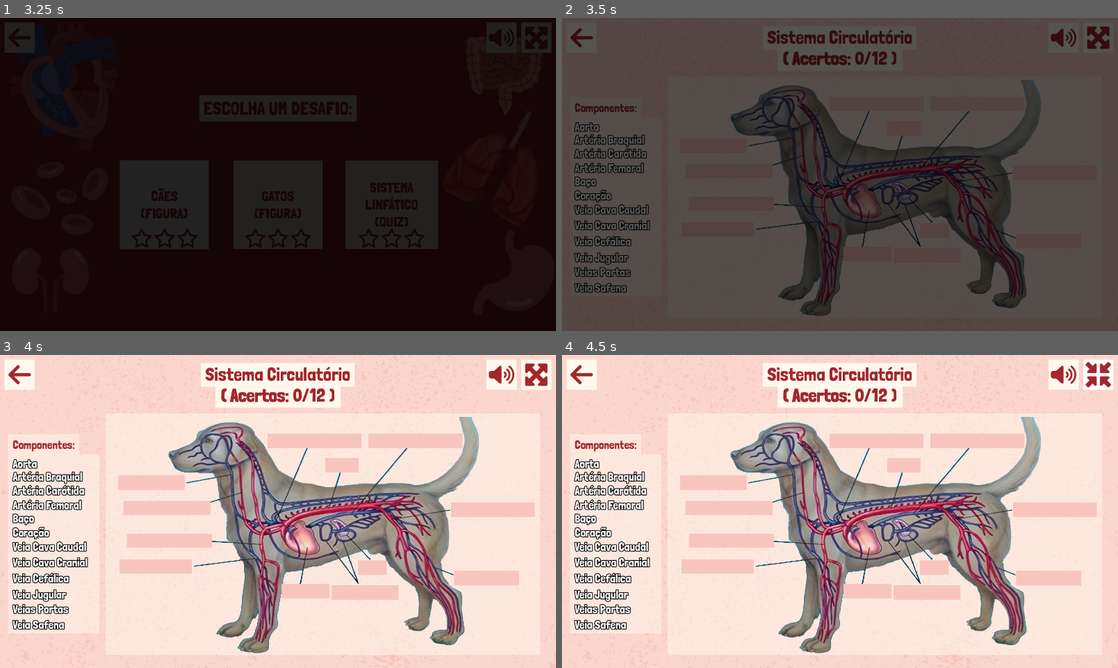
Above: before the commit, frames 1-4 (two rows, left to right).
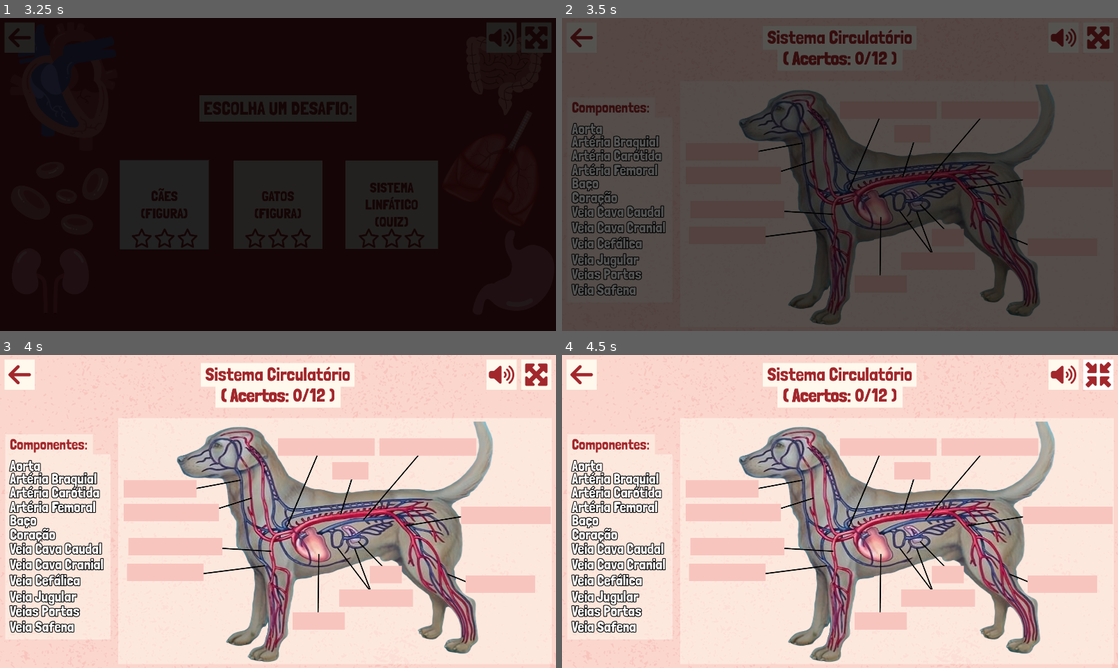
Above: after the commit, the same moments.

Repository: telmotrooper/vet-game
Game: Godot game, scene res://main.tscn
Same seed, same stepped clock (60 frames per second), same inputs: the game is played once before the commit and once after it.
Inputs (mouse positions are in pixels of both pictures, inside the frame that each line leads up to):
- Up to frame 1 (3.25 s): tap Enter at 0.5 s; click "JOGAR" at 1.25 s; click (533, 36) at 2 s; click "CÃES (FIGURA)" at 2.75 s
- Up to frame 2 (3.5 s): no input
- Up to frame 3 (4 s): click (533, 373) at 3.5 s
- Up to frame 4 (4.5 s): click (1095, 373) at 4.25 s

Frame 1 is identical in both runs. In frame 2, 15% of the frame differs, in the area x 1-89%, y 19-98%; in frame 3, 31%, in the area x 1-100%, y 18-99%; in frame 4, 31%.

Commit message:
made UI bigger for better mobile experience

Diff:
--- a/levels/dog_level/dog_level.tscn
+++ b/levels/dog_level/dog_level.tscn
@@ -15,7 +15,7 @@
 outline_color = Color(0, 0, 0, 1)
 
 [sub_resource type="LabelSettings" id="LabelSettings_k6rhw"]
-font_size = 40
+font_size = 50
 font_color = Color(0.635294, 0.152941, 0.172549, 1)
 outline_color = Color(0, 0, 0, 1)
 
@@ -38,16 +38,16 @@
 
 [node name="DogBackground" type="ColorRect" parent="Background"]
 self_modulate = Color(1, 1, 1, 0.509804)
-offset_left = 365.0
-offset_top = 202.0
-offset_right = 1865.0
-offset_bottom = 1036.0
+offset_left = 408.0
+offset_top = 217.0
+offset_right = 1905.0
+offset_bottom = 1067.0
 mouse_filter = 2
 color = Color(1, 0.972549, 0.929412, 1)
 
 [node name="DogFigure" type="Sprite2D" parent="Background"]
-position = Vector2(1122.4, 632.2)
-scale = Vector2(0.6, 0.6)
+position = Vector2(1161.62, 655.5)
+scale = Vector2(0.611908, 0.611908)
 texture = ExtResource("5_et6nn")
 
 [node name="ScoreBackground" type="ColorRect" parent="Background"]
@@ -103,10 +103,10 @@
 [node name="SquareSlot" type="TextureRect" parent="Slots"]
 z_index = -1
 layout_mode = 0
-offset_left = 408.4
-offset_top = 416.2
-offset_right = 638.4
-offset_bottom = 466.2
+offset_left = 428.4
+offset_top = 431.2
+offset_right = 678.4
+offset_bottom = 491.2
 texture = ExtResource("10_10lmo")
 expand_mode = 1
 script = ExtResource("11_suqmt")
@@ -115,10 +115,10 @@
 [node name="SquareSlot2" type="TextureRect" parent="Slots"]
 z_index = -1
 layout_mode = 0
-offset_left = 426.4
-offset_top = 503.2
-offset_right = 726.4
-offset_bottom = 553.2
+offset_left = 427.4
+offset_top = 513.2
+offset_right = 757.4
+offset_bottom = 573.2
 texture = ExtResource("10_10lmo")
 expand_mode = 1
 script = ExtResource("11_suqmt")
@@ -127,22 +127,22 @@
 [node name="SquareSlot3" type="TextureRect" parent="Slots"]
 z_index = -1
 layout_mode = 0
+offset_left = 443.4
+offset_top = 631.2
+offset_right = 768.4
+offset_bottom = 691.2
+texture = ExtResource("10_10lmo")
+expand_mode = 1
+script = ExtResource("11_suqmt")
+expected_value = "Artéria Braquial"
+
+[node name="SquareSlot4" type="TextureRect" parent="Slots"]
+z_index = -1
+layout_mode = 0
 offset_left = 438.4
-offset_top = 616.2
-offset_right = 733.4
-offset_bottom = 666.2
-texture = ExtResource("10_10lmo")
-expand_mode = 1
-script = ExtResource("11_suqmt")
-expected_value = "Artéria Braquial"
-
-[node name="SquareSlot4" type="TextureRect" parent="Slots"]
-z_index = -1
-layout_mode = 0
-offset_left = 413.4
-offset_top = 705.2
-offset_right = 663.4
-offset_bottom = 755.2
+offset_top = 720.2
+offset_right = 703.4
+offset_bottom = 780.2
 texture = ExtResource("10_10lmo")
 expand_mode = 1
 script = ExtResource("11_suqmt")
@@ -151,10 +151,10 @@
 [node name="SquareSlot5" type="TextureRect" parent="Slots"]
 z_index = -1
 layout_mode = 0
-offset_left = 973.4
-offset_top = 790.2
-offset_right = 1138.4
-offset_bottom = 840.2
+offset_left = 1011.0
+offset_top = 888.0
+offset_right = 1191.0
+offset_bottom = 948.0
 texture = ExtResource("10_10lmo")
 expand_mode = 1
 script = ExtResource("11_suqmt")
@@ -163,10 +163,10 @@
 [node name="SquareSlot6" type="TextureRect" parent="Slots"]
 z_index = -1
 layout_mode = 0
-offset_left = 1146.4
-offset_top = 794.2
-offset_right = 1376.4
-offset_bottom = 844.2
+offset_left = 1171.4
+offset_top = 809.2
+offset_right = 1426.4
+offset_bottom = 869.2
 texture = ExtResource("10_10lmo")
 expand_mode = 1
 script = ExtResource("11_suqmt")
@@ -175,10 +175,10 @@
 [node name="SquareSlot7" type="TextureRect" parent="Slots"]
 z_index = -1
 layout_mode = 0
-offset_left = 1235.4
-offset_top = 709.2
-offset_right = 1335.4
-offset_bottom = 759.2
+offset_left = 1278.0
+offset_top = 728.0
+offset_right = 1388.0
+offset_bottom = 788.0
 texture = ExtResource("10_10lmo")
 expand_mode = 1
 script = ExtResource("11_suqmt")
@@ -187,10 +187,10 @@
 [node name="SquareSlot8" type="TextureRect" parent="Slots"]
 z_index = -1
 layout_mode = 0
-offset_left = 1568.4
-offset_top = 745.2
-offset_right = 1793.4
-offset_bottom = 795.2
+offset_left = 1608.4
+offset_top = 760.2
+offset_right = 1848.4
+offset_bottom = 820.2
 texture = ExtResource("10_10lmo")
 expand_mode = 1
 script = ExtResource("11_suqmt")
@@ -199,10 +199,10 @@
 [node name="SquareSlot9" type="TextureRect" parent="Slots"]
 z_index = -1
 layout_mode = 0
-offset_left = 1557.4
-offset_top = 509.2
-offset_right = 1847.4
-offset_bottom = 559.2
+offset_left = 1592.4
+offset_top = 524.2
+offset_right = 1902.4
+offset_bottom = 584.2
 texture = ExtResource("10_10lmo")
 expand_mode = 1
 script = ExtResource("11_suqmt")
@@ -211,10 +211,10 @@
 [node name="SquareSlot10" type="TextureRect" parent="Slots"]
 z_index = -1
 layout_mode = 0
-offset_left = 1272.4
-offset_top = 272.2
-offset_right = 1597.4
-offset_bottom = 322.2
+offset_left = 1310.4
+offset_top = 287.2
+offset_right = 1645.4
+offset_bottom = 347.2
 texture = ExtResource("10_10lmo")
 expand_mode = 1
 script = ExtResource("11_suqmt")
@@ -223,10 +223,10 @@
 [node name="SquareSlot11" type="TextureRect" parent="Slots"]
 z_index = -1
 layout_mode = 0
-offset_left = 1123.4
-offset_top = 355.2
-offset_right = 1238.4
-offset_bottom = 405.2
+offset_left = 1148.4
+offset_top = 370.2
+offset_right = 1273.4
+offset_bottom = 430.2
 texture = ExtResource("10_10lmo")
 expand_mode = 1
 script = ExtResource("11_suqmt")
@@ -235,10 +235,10 @@
 [node name="SquareSlot12" type="TextureRect" parent="Slots"]
 z_index = -1
 layout_mode = 0
-offset_left = 924.4
-offset_top = 272.2
-offset_right = 1249.4
-offset_bottom = 322.2
+offset_left = 959.4
+offset_top = 287.2
+offset_right = 1294.4
+offset_bottom = 347.2
 texture = ExtResource("10_10lmo")
 expand_mode = 1
 script = ExtResource("11_suqmt")
@@ -251,9 +251,9 @@
 anchors_preset = 5
 anchor_left = 0.5
 anchor_right = 0.5
-offset_left = -932.0
+offset_left = -942.0
 offset_top = 274.0
-offset_right = -686.0
+offset_right = -639.0
 offset_bottom = 342.0
 grow_horizontal = 2
 size_flags_horizontal = 4
@@ -262,142 +262,142 @@
 
 [node name="TitleLabel" type="Label" parent="Pieces/TitleBackground"]
 layout_mode = 1
-anchors_preset = 5
-anchor_left = 0.5
-anchor_right = 0.5
-offset_left = -107.0
-offset_top = 12.0
-offset_right = 108.0
-offset_bottom = 60.0
-grow_horizontal = 2
+anchors_preset = 4
+anchor_top = 0.5
+anchor_bottom = 0.5
+offset_left = 16.0
+offset_top = -30.0
+offset_right = 284.0
+offset_bottom = 30.0
+grow_vertical = 2
 text = "Componentes:"
 label_settings = SubResource("LabelSettings_k6rhw")
 horizontal_alignment = 1
 
 [node name="PiecesBackground" type="ColorRect" parent="Pieces"]
 self_modulate = Color(1, 1, 1, 0.509804)
-offset_left = 28.0
+offset_left = 18.0
 offset_top = 342.0
-offset_right = 344.0
-offset_bottom = 961.0
+offset_right = 382.0
+offset_bottom = 981.0
 mouse_filter = 2
 color = Color(1, 0.972549, 0.929412, 1)
 
 [node name="VeiaJugular" type="Label" parent="Pieces"]
-offset_left = 44.0
+offset_left = 34.0
 offset_top = 803.0
-offset_right = 228.0
-offset_bottom = 852.0
+offset_right = 264.0
+offset_bottom = 863.0
 mouse_filter = 1
 text = "Veia Jugular"
 horizontal_alignment = 1
 script = ExtResource("14_ni0bv")
 
 [node name="ArteriaFemoral" type="Label" parent="Pieces"]
-offset_left = 44.0
+offset_left = 34.0
 offset_top = 494.0
-offset_right = 281.0
-offset_bottom = 543.0
+offset_right = 330.0
+offset_bottom = 554.0
 mouse_filter = 1
 text = "Artéria Femoral"
 horizontal_alignment = 1
 script = ExtResource("14_ni0bv")
 
 [node name="ArteriaCarotida" type="Label" parent="Pieces"]
-offset_left = 44.0
+offset_left = 34.0
 offset_top = 444.0
-offset_right = 292.0
-offset_bottom = 493.0
+offset_right = 344.0
+offset_bottom = 504.0
 mouse_filter = 1
 text = "Artéria Carótida"
 horizontal_alignment = 1
 script = ExtResource("14_ni0bv")
 
 [node name="ArteriaBraquial" type="Label" parent="Pieces"]
-offset_left = 44.0
+offset_left = 34.0
 offset_top = 396.0
-offset_right = 284.0
-offset_bottom = 445.0
+offset_right = 334.0
+offset_bottom = 456.0
 mouse_filter = 1
 text = "Artéria Braquial"
 horizontal_alignment = 1
 script = ExtResource("14_ni0bv")
 
 [node name="VeiaCefalica" type="Label" parent="Pieces"]
-offset_left = 44.0
+offset_left = 34.0
 offset_top = 747.0
-offset_right = 238.0
-offset_bottom = 796.0
+offset_right = 276.0
+offset_bottom = 807.0
 mouse_filter = 1
 text = "Veia Cefálica"
 horizontal_alignment = 1
 script = ExtResource("14_ni0bv")
 
 [node name="Coracao" type="Label" parent="Pieces"]
-offset_left = 44.0
+offset_left = 34.0
 offset_top = 589.0
-offset_right = 170.0
-offset_bottom = 638.0
+offset_right = 191.0
+offset_bottom = 649.0
 mouse_filter = 1
 text = "Coração"
 horizontal_alignment = 1
 script = ExtResource("14_ni0bv")
 
 [node name="VeiasPortas" type="Label" parent="Pieces"]
-offset_left = 44.0
+offset_left = 34.0
 offset_top = 853.0
-offset_right = 236.0
-offset_bottom = 902.0
+offset_right = 274.0
+offset_bottom = 913.0
 mouse_filter = 1
 text = "Veias Portas"
 horizontal_alignment = 1
 script = ExtResource("14_ni0bv")
 
 [node name="Baco" type="Label" parent="Pieces"]
-offset_left = 44.0
+offset_left = 34.0
 offset_top = 540.0
-offset_right = 118.0
-offset_bottom = 588.0
+offset_right = 126.0
+offset_bottom = 600.0
 mouse_filter = 1
 text = "Baço"
 horizontal_alignment = 1
 script = ExtResource("14_ni0bv")
 
 [node name="VeiaSafena" type="Label" parent="Pieces"]
-offset_left = 44.0
+offset_left = 34.0
 offset_top = 907.0
-offset_right = 222.0
-offset_bottom = 956.0
+offset_right = 256.0
+offset_bottom = 967.0
 mouse_filter = 1
 text = "Veia Safena"
 horizontal_alignment = 1
 script = ExtResource("14_ni0bv")
 
 [node name="VeiaCavaCaudal" type="Label" parent="Pieces"]
-offset_left = 44.0
+offset_left = 34.0
 offset_top = 638.0
-offset_right = 298.0
-offset_bottom = 687.0
+offset_right = 351.0
+offset_bottom = 698.0
 mouse_filter = 1
 text = "Veia Cava Caudal"
 horizontal_alignment = 1
 script = ExtResource("14_ni0bv")
 
 [node name="Aorta" type="Label" parent="Pieces"]
-offset_left = 44.0
+offset_left = 34.0
 offset_top = 352.0
-offset_right = 128.0
-offset_bottom = 401.0
+offset_right = 139.0
+offset_bottom = 412.0
 mouse_filter = 1
 text = "Aorta"
 horizontal_alignment = 1
 script = ExtResource("14_ni0bv")
 
 [node name="VeiaCavaCranial" type="Label" parent="Pieces"]
-offset_left = 44.0
+offset_left = 34.0
 offset_top = 692.0
-offset_right = 302.0
-offset_bottom = 741.0
+offset_right = 357.0
+offset_bottom = 752.0
 mouse_filter = 1
 text = "Veia Cava Cranial"
 horizontal_alignment = 1
@@ -405,6 +405,7 @@
 
 [node name="VictoryPanel" parent="." instance=ExtResource("10_1l2fd")]
 unique_name_in_owner = true
+visible = false
 layout_mode = 1
 offset_top = -325.0
 offset_bottom = 325.0
--- a/ui/theme.tres
+++ b/ui/theme.tres
@@ -40,7 +40,7 @@
 Button/styles/normal = SubResource("StyleBoxFlat_l5bdc")
 Button/styles/pressed = SubResource("StyleBoxFlat_a7qgb")
 Label/constants/outline_size = 10
-Label/font_sizes/font_size = 40
+Label/font_sizes/font_size = 50
 RichTextLabel/colors/default_color = Color(0.635294, 0.152941, 0.172549, 1)
 RichTextLabel/font_sizes/bold_font_size = 64
 RichTextLabel/font_sizes/normal_font_size = 64
Binary file changed: levels/dog_level/dog.png
